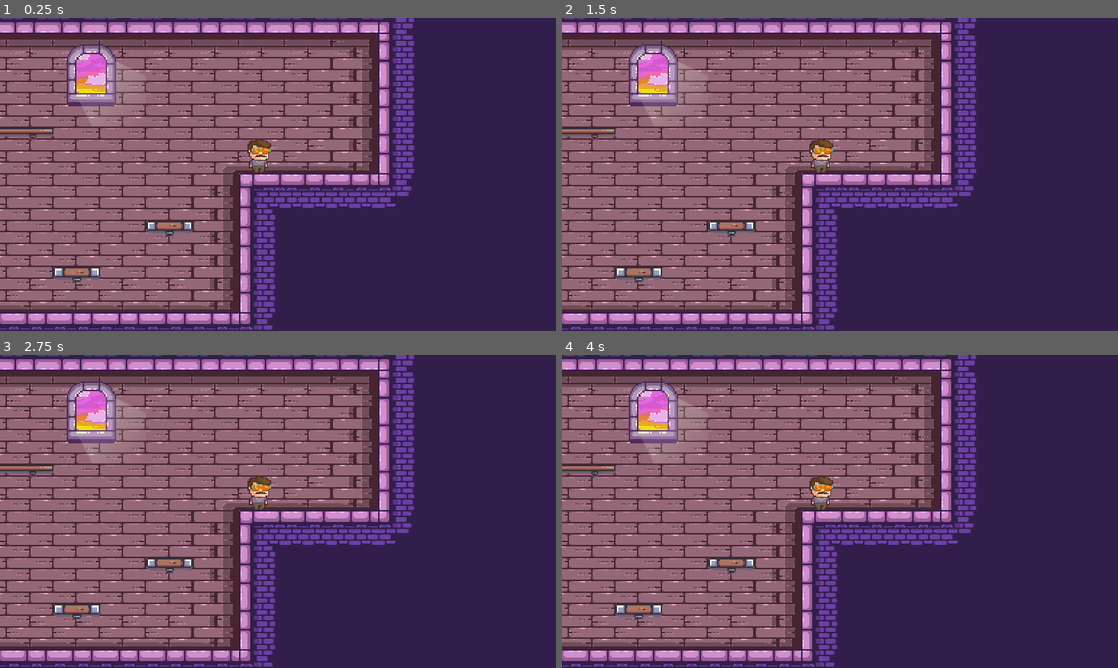
Above: before the commit, frames 1-4 (two rows, left to right).
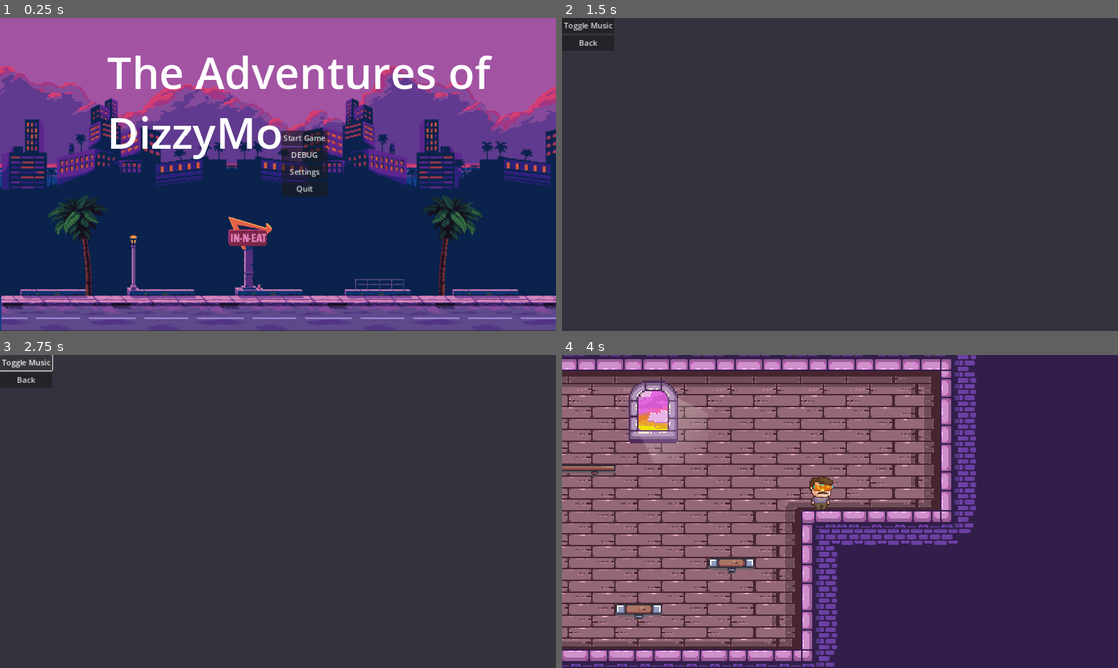
Above: after the commit, the same moments.

Repository: dizzyhippie/maingame
Game: Godot game, scene res://Scenes/start.tscn
Two runs of this game, one before a commit and one after it. Both use one fixed random seed, a clock stepped at 60 frames per second and the inputs below. Before the commit the project starts from res://Scenes/Bedroom.tscn.
Inputs (mouse positions are in pixels of both pictures, inside the frame that each line leads up to):
- Up to frame 1 (0.25 s): no input
- Up to frame 2 (1.5 s): click (867, 155) at 0.5 s, where only the run after the commit has a clickable "DEBUG"; click (867, 171) at 1.25 s, where only the run after the commit has a clickable "Settings"
- Up to frame 3 (2.75 s): click (27, 361) at 2 s, where only the run after the commit has a clickable "Toggle Music"
- Up to frame 4 (4 s): click (589, 380) at 2.75 s, where only the run after the commit has a clickable "Back"; click (867, 473) at 3.5 s, where only the run after the commit has a clickable "Start Game"

The runs differ from the first frame. In frame 1, 98% of the frame differs, in the area x 0-100%, y 0-100%; in frame 2, 49%; in frame 3, 49%; in frame 4, 0.5%.

Commit message:
Add main menu and settings scenes, build out main menu.

Diff:
--- a/Scenes/Bedroom.tscn
+++ b/Scenes/Bedroom.tscn
@@ -1,16 +1,17 @@
-[gd_scene load_steps=15 format=3 uid="uid://cxfsepip167el"]
-
-[ext_resource type="Texture2D" uid="uid://errg6oy3edvg" path="res://Assets/TileSets/Platforms (32x32).png" id="2_761q3"]
-[ext_resource type="Texture2D" uid="uid://b3carj0afaq1r" path="res://Assets/TileSets/decor.png" id="3_y8yp4"]
-[ext_resource type="PackedScene" uid="uid://g7wx5c2uxvq5" path="res://Scenes/characters/dizzy.tscn" id="4_4rxe1"]
-[ext_resource type="Texture2D" uid="uid://cff6j7ga3xqtn" path="res://Assets/objects/blue_bottle.png" id="4_au554"]
-[ext_resource type="Texture2D" uid="uid://gihf7y8br2b3" path="res://Assets/TileSets/01-Artboard_booop (1).png" id="4_xi25o"]
-[ext_resource type="Texture2D" uid="uid://dx1jv0yws7g2g" path="res://Assets/TileSets/dizzy-room.png" id="5_6effd"]
-[ext_resource type="Texture2D" uid="uid://cnjy4a4ao01hs" path="res://Assets/objects/green_bottle.png" id="5_qc540"]
-[ext_resource type="Texture2D" uid="uid://cshsio1anipuo" path="res://Assets/objects/blue_bottle_turned.png" id="6_7h6qx"]
+[gd_scene load_steps=16 format=3 uid="uid://cxfsepip167el"]
+
+[ext_resource type="Texture2D" uid="uid://dx1jv0yws7g2g" path="res://Assets/TileSets/dizzy-room.png" id="1_wsjcm"]
+[ext_resource type="Texture2D" uid="uid://errg6oy3edvg" path="res://Assets/TileSets/Platforms (32x32).png" id="2_le8cc"]
+[ext_resource type="Texture2D" uid="uid://b3carj0afaq1r" path="res://Assets/TileSets/decor.png" id="3_qivf8"]
+[ext_resource type="Texture2D" uid="uid://gihf7y8br2b3" path="res://Assets/TileSets/01-Artboard_booop (1).png" id="4_cu2fi"]
+[ext_resource type="Texture2D" uid="uid://cff6j7ga3xqtn" path="res://Assets/objects/blue_bottle.png" id="5_r0rie"]
+[ext_resource type="Texture2D" uid="uid://cnjy4a4ao01hs" path="res://Assets/objects/green_bottle.png" id="6_2qeq8"]
+[ext_resource type="Texture2D" uid="uid://cshsio1anipuo" path="res://Assets/objects/blue_bottle_turned.png" id="7_6ex6v"]
+[ext_resource type="PackedScene" uid="uid://g7wx5c2uxvq5" path="res://Scenes/characters/dizzy.tscn" id="8_ytf16"]
+[ext_resource type="PackedScene" uid="uid://2ia0e6rchl08" path="res://Scenes/characters/marms.tscn" id="9_mrjv8"]
 
 [sub_resource type="TileSetAtlasSource" id="TileSetAtlasSource_taxxu"]
-texture = ExtResource("5_6effd")
+texture = ExtResource("1_wsjcm")
 texture_region_size = Vector2i(32, 32)
 use_texture_padding = false
 1:12/0 = 0
@@ -766,13 +767,16 @@
 offset_top = 26.0
 offset_right = 354.0
 offset_bottom = 66.0
-texture = ExtResource("6_7h6qx")
-
-[node name="CharacterBody2D" parent="." instance=ExtResource("4_4rxe1")]
+texture = ExtResource("7_6ex6v")
+
+[node name="Dizzy" parent="." instance=ExtResource("8_ytf16")]
 texture_filter = 1
 position = Vector2(426, -173)
 
-[node name="Camera2D" type="Camera2D" parent="CharacterBody2D"]
+[node name="Camera2D" type="Camera2D" parent="Dizzy"]
 texture_filter = 1
 position = Vector2(145, 270)
 zoom = Vector2(3, 3)
+
+[node name="Marms" parent="." instance=ExtResource("9_mrjv8")]
+position = Vector2(240, -7)
--- /dev/null
+++ b/Scenes/characters/marms.gd
@@ -0,0 +1,28 @@
+extends CharacterBody2D
+
+
+const SPEED = 300.0
+const JUMP_VELOCITY = -400.0
+
+# Get the gravity from the project settings to be synced with RigidBody nodes.
+var gravity = ProjectSettings.get_setting("physics/2d/default_gravity")
+
+
+func _physics_process(delta):
+	# Add the gravity.
+	if not is_on_floor():
+		velocity.y += gravity * delta
+
+	# Handle jump.
+	if Input.is_action_just_pressed("ui_accept") and is_on_floor():
+		velocity.y = JUMP_VELOCITY
+
+	# Get the input direction and handle the movement/deceleration.
+	# As good practice, you should replace UI actions with custom gameplay actions.
+	var direction = Input.get_axis("ui_left", "ui_right")
+	if direction:
+		velocity.x = direction * SPEED
+	else:
+		velocity.x = move_toward(velocity.x, 0, SPEED)
+
+	move_and_slide()
--- /dev/null
+++ b/Scenes/characters/marms.tscn
@@ -0,0 +1,71 @@
+[gd_scene load_steps=11 format=3 uid="uid://2ia0e6rchl08"]
+
+[ext_resource type="Script" path="res://Scenes/characters/marms.gd" id="1_3325a"]
+[ext_resource type="Texture2D" uid="uid://ctqiwm2wly162" path="res://Assets/characters/cat_full.png" id="1_bjtl1"]
+
+[sub_resource type="AtlasTexture" id="AtlasTexture_n2kag"]
+atlas = ExtResource("1_bjtl1")
+region = Rect2(0, 0, 32, 32)
+
+[sub_resource type="AtlasTexture" id="AtlasTexture_oj8o0"]
+atlas = ExtResource("1_bjtl1")
+region = Rect2(32, 0, 32, 32)
+
+[sub_resource type="AtlasTexture" id="AtlasTexture_q5vf4"]
+atlas = ExtResource("1_bjtl1")
+region = Rect2(64, 0, 32, 32)
+
+[sub_resource type="AtlasTexture" id="AtlasTexture_eqw01"]
+atlas = ExtResource("1_bjtl1")
+region = Rect2(96, 0, 32, 32)
+
+[sub_resource type="AtlasTexture" id="AtlasTexture_fjtcf"]
+atlas = ExtResource("1_bjtl1")
+region = Rect2(0, 32, 32, 32)
+
+[sub_resource type="AtlasTexture" id="AtlasTexture_y8iv6"]
+atlas = ExtResource("1_bjtl1")
+region = Rect2(32, 32, 32, 32)
+
+[sub_resource type="SpriteFrames" id="SpriteFrames_r5lrw"]
+animations = [{
+"frames": [{
+"duration": 1.0,
+"texture": SubResource("AtlasTexture_n2kag")
+}, {
+"duration": 1.0,
+"texture": SubResource("AtlasTexture_oj8o0")
+}, {
+"duration": 1.0,
+"texture": SubResource("AtlasTexture_q5vf4")
+}, {
+"duration": 1.0,
+"texture": SubResource("AtlasTexture_eqw01")
+}, {
+"duration": 1.0,
+"texture": SubResource("AtlasTexture_fjtcf")
+}, {
+"duration": 1.0,
+"texture": SubResource("AtlasTexture_y8iv6")
+}],
+"loop": true,
+"name": &"default",
+"speed": 5.0
+}]
+
+[sub_resource type="RectangleShape2D" id="RectangleShape2D_e527x"]
+size = Vector2(18, 12)
+
+[node name="CharacterBody2D2" type="CharacterBody2D"]
+script = ExtResource("1_3325a")
+
+[node name="AnimatedSprite2D" type="AnimatedSprite2D" parent="."]
+texture_filter = 1
+position = Vector2(117, 67)
+sprite_frames = SubResource("SpriteFrames_r5lrw")
+autoplay = "default"
+frame_progress = 0.274811
+
+[node name="CollisionShape2D" type="CollisionShape2D" parent="."]
+position = Vector2(116, 67)
+shape = SubResource("RectangleShape2D_e527x")
--- /dev/null
+++ b/Scenes/scripts/settings.gd
@@ -0,0 +1,4 @@
+extends Node2D
+
+func _on_back_pressed():
+	get_tree().change_scene_to_file("res://Scenes/start.tscn")
--- /dev/null
+++ b/Scenes/scripts/start.gd
@@ -0,0 +1,16 @@
+extends Node2D
+
+func _on_start_game_pressed():
+	get_tree().change_scene_to_file("res://Scenes/bedroom.tscn")
+
+
+func _on_debug_pressed():
+	pass # Replace with function body.
+
+
+func _on_settings_pressed():
+	get_tree().change_scene_to_file("res://Scenes/settings.tscn")
+
+
+func _on_quit_pressed():
+	get_tree().quit()
--- /dev/null
+++ b/Scenes/settings.tscn
@@ -0,0 +1,23 @@
+[gd_scene load_steps=2 format=3 uid="uid://c3dejckgi5ekt"]
+
+[ext_resource type="Script" path="res://Scenes/scripts/settings.gd" id="1_prfmc"]
+
+[node name="Menu" type="Node2D"]
+script = ExtResource("1_prfmc")
+
+[node name="MarginContainer" type="MarginContainer" parent="."]
+offset_right = 40.0
+offset_bottom = 40.0
+
+[node name="VBoxContainer" type="VBoxContainer" parent="MarginContainer"]
+layout_mode = 2
+
+[node name="Toggle Music" type="Button" parent="MarginContainer/VBoxContainer"]
+layout_mode = 2
+text = "Toggle Music"
+
+[node name="Back" type="Button" parent="MarginContainer/VBoxContainer"]
+layout_mode = 2
+text = "Back"
+
+[connection signal="pressed" from="MarginContainer/VBoxContainer/Back" to="." method="_on_back_pressed"]
--- a/Scenes/start.tscn
+++ b/Scenes/start.tscn
@@ -1,3 +1,132 @@
-[gd_scene format=3 uid="uid://ob2omegq0tcq"]
+[gd_scene load_steps=7 format=3 uid="uid://ob2omegq0tcq"]
 
-[node name="Start" type="Node2D"]
+[ext_resource type="Script" path="res://Scenes/scripts/start.gd" id="1_xhm7f"]
+[ext_resource type="Texture2D" uid="uid://c2ajb584uma4w" path="res://Assets/backgrounds/back.png" id="2_wk8r1"]
+[ext_resource type="Texture2D" uid="uid://bew0qpf2jhuik" path="res://Assets/backgrounds/buildings.png" id="3_57a8d"]
+[ext_resource type="Texture2D" uid="uid://snt0b47ivcj8" path="res://Assets/backgrounds/highway.png" id="4_8ku7k"]
+[ext_resource type="Texture2D" uid="uid://dt54eratm8e3u" path="res://Assets/backgrounds/palm-tree.png" id="5_spbfv"]
+
+[sub_resource type="SystemFont" id="SystemFont_tfxwq"]
+font_names = PackedStringArray("Torchzilla")
+multichannel_signed_distance_field = true
+msdf_pixel_range = 32
+msdf_size = 500
+oversampling = 10.0
+
+[node name="Menu" type="Node2D"]
+script = ExtResource("1_xhm7f")
+
+[node name="Node2D" type="Node2D" parent="."]
+
+[node name="backdrop" type="TextureRect" parent="Node2D"]
+clip_children = 1
+offset_right = 1157.0
+offset_bottom = 646.0
+
+[node name="backdrop1" type="TextureRect" parent="Node2D/backdrop"]
+texture_filter = 1
+offset_right = 800.0
+offset_bottom = 646.0
+texture = ExtResource("2_wk8r1")
+
+[node name="backdrop2" type="TextureRect" parent="Node2D/backdrop"]
+texture_filter = 1
+offset_left = 800.0
+offset_right = 1600.0
+offset_bottom = 646.0
+texture = ExtResource("2_wk8r1")
+
+[node name="buildings" type="Sprite2D" parent="Node2D/backdrop"]
+position = Vector2(260.533, 330)
+scale = Vector2(2.06667, 2.06667)
+texture = ExtResource("3_57a8d")
+
+[node name="buildings2" type="Sprite2D" parent="Node2D/backdrop"]
+position = Vector2(700, 330)
+scale = Vector2(2.06667, 2.06667)
+texture = ExtResource("3_57a8d")
+flip_h = true
+
+[node name="buildings3" type="Sprite2D" parent="Node2D/backdrop"]
+position = Vector2(1203, 330)
+scale = Vector2(2.06667, 2.06667)
+texture = ExtResource("3_57a8d")
+flip_h = true
+
+[node name="highway1" type="Sprite2D" parent="Node2D/backdrop"]
+position = Vector2(451, 526)
+texture = ExtResource("4_8ku7k")
+
+[node name="highway2" type="Sprite2D" parent="Node2D/backdrop"]
+position = Vector2(1346, 526)
+texture = ExtResource("4_8ku7k")
+
+[node name="RichTextLabel" type="RichTextLabel" parent="."]
+texture_filter = 1
+clip_contents = false
+anchors_preset = 4
+anchor_top = 0.5
+anchor_bottom = 0.5
+offset_left = 222.0
+offset_top = 49.0
+offset_right = 1201.0
+offset_bottom = 307.0
+grow_vertical = 2
+size_flags_horizontal = 4
+size_flags_vertical = 4
+theme_override_fonts/normal_font = SubResource("SystemFont_tfxwq")
+theme_override_font_sizes/normal_font_size = 90
+text = "The Adventures of DizzyMo"
+scroll_active = false
+tab_size = 17
+context_menu_enabled = true
+
+[node name="Start Game" type="Button" parent="."]
+offset_left = 583.0
+offset_top = 233.0
+offset_right = 679.0
+offset_bottom = 264.0
+size_flags_horizontal = 4
+size_flags_vertical = 4
+text = "Start Game"
+
+[node name="DEBUG" type="Button" parent="."]
+offset_left = 583.0
+offset_top = 268.0
+offset_right = 679.0
+offset_bottom = 299.0
+size_flags_horizontal = 4
+size_flags_vertical = 4
+text = "DEBUG"
+
+[node name="Settings" type="Button" parent="."]
+offset_left = 583.0
+offset_top = 303.0
+offset_right = 679.0
+offset_bottom = 334.0
+size_flags_horizontal = 4
+size_flags_vertical = 4
+text = "Settings"
+
+[node name="Quit" type="Button" parent="."]
+offset_left = 583.0
+offset_top = 338.0
+offset_right = 679.0
+offset_bottom = 369.0
+size_flags_horizontal = 4
+size_flags_vertical = 4
+text = "Quit"
+
+[node name="Palm-tree" type="Sprite2D" parent="."]
+position = Vector2(162, 471)
+texture = ExtResource("5_spbfv")
+
+[node name="Palm-tree2" type="Sprite2D" parent="."]
+position = Vector2(937, 471)
+texture = ExtResource("5_spbfv")
+flip_h = true
+
+[connection signal="pressed" from="Start Game" to="." method="_on_start_game_pressed"]
+[connection signal="pressed" from="DEBUG" to="." method="_on_debug_pressed"]
+[connection signal="pressed" from="Settings" to="." method="_on_settings_pressed"]
+[connection signal="pressed" from="Quit" to="." method="_on_quit_pressed"]
--- a/project.godot
+++ b/project.godot
@@ -11,7 +11,7 @@
 [application]
 
 config/name="DizzyMoGame"
-run/main_scene="res://Scenes/Bedroom.tscn"
+run/main_scene="res://Scenes/start.tscn"
 config/features=PackedStringArray("4.2", "Mobile")
 config/icon="res://icon.svg"
 
Binary file removed: Assets/backgrounds/0.png
Binary file added: Assets/backgrounds/back.png
Not shown, added: Assets/backgrounds/back.png.import
Binary file added: Assets/backgrounds/buildings.png
Not shown, changed: Assets/backgrounds/buildings.png.import
Binary file added: Assets/backgrounds/highway.png
Not shown, added: Assets/backgrounds/highway.png.import
Binary file added: Assets/backgrounds/palm-tree.png
Not shown, added: Assets/backgrounds/palm-tree.png.import
Binary file added: Assets/backgrounds/palms.png
Not shown, added: Assets/backgrounds/palms.png.import
Binary file added: Assets/characters/cat_full.png
(and 2 more such lines)
